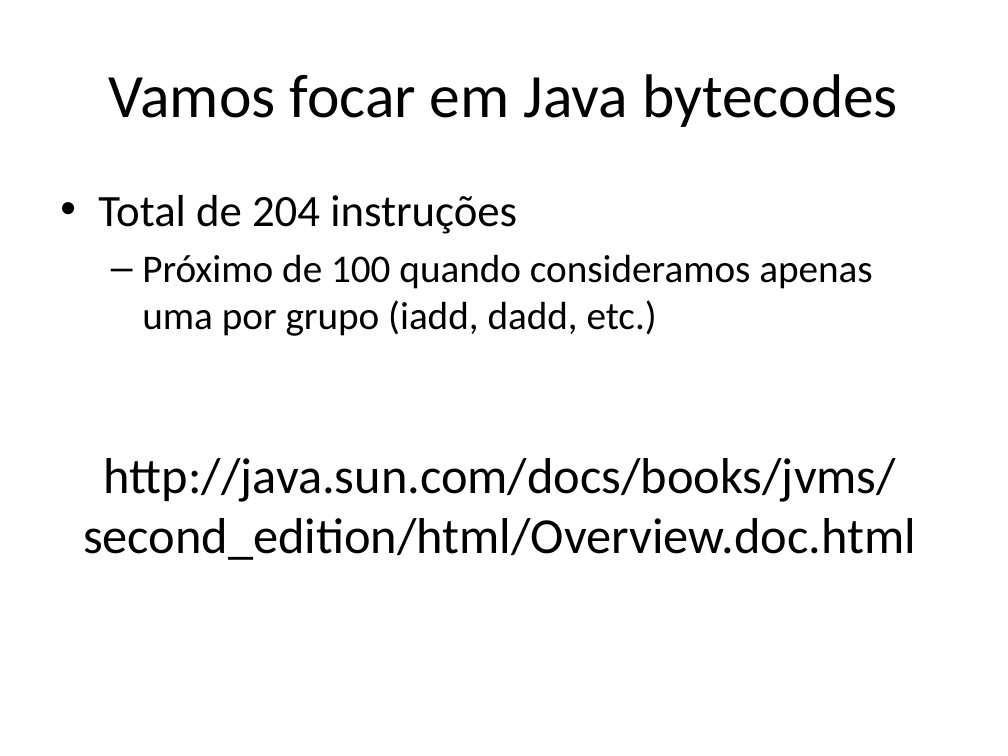
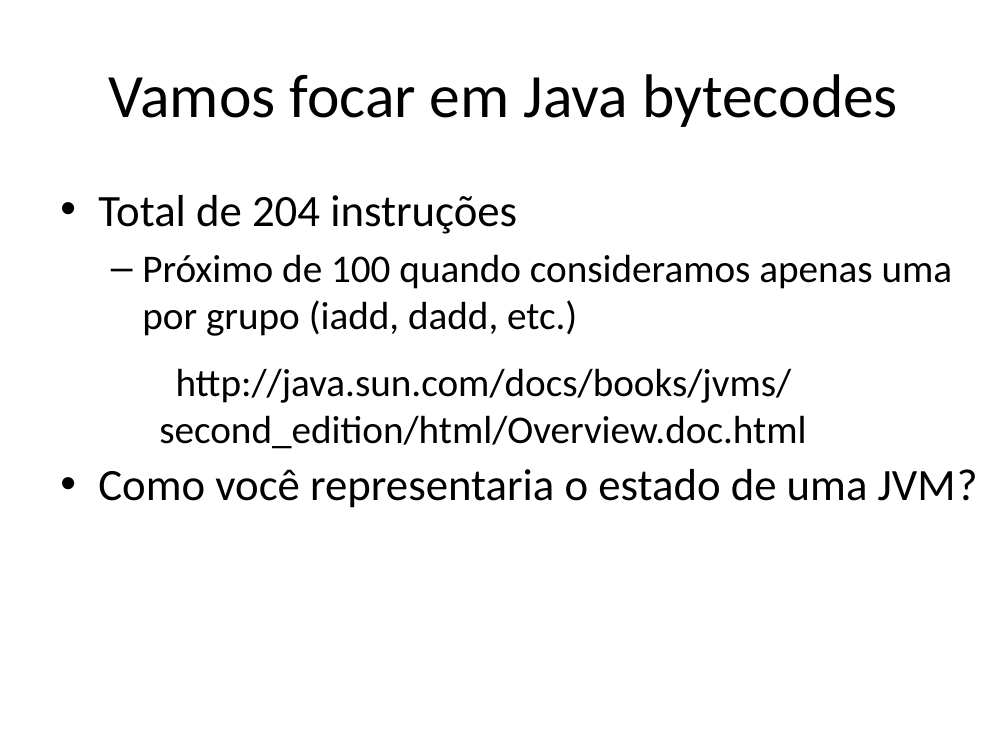
Before and after one commit to damorim/compilers-cin, a slide deck: slide 6 of slides-aulas/ambiente-exec-e-geracao-codigo.pptx. Drawn at 1008x756 pixels with LibreOffice and Linux fonts; fonts in the diff are those of the drawing. Boxes give left, top, right and bottom in pixels: in the first picture for what was removed or moved away, otherwise in the second. Text is boxed around its words. In the diff, an @@ line names an element or a change of style, - is before the commit and + after.

```diff
--- a/slides-aulas/ambiente-exec-e-geracao-codigo.pptx
+++ b/slides-aulas/ambiente-exec-e-geracao-codigo.pptx
@@ text "http://java.sun.com/docs/books/jvms/second_edition/html/Over ...": place and size @@
-text "http://java.sun.com/docs/books/jvms/second_edition/html/Over ..." at box(83, 458, 916, 560)
+text "http://java.sun.com/docs/books/jvms/second_edition/html/Over ..." at box(159, 368, 806, 449)
@@ text "http://java.sun.com/docs/books/jvms/second_edition/html/Over ..." at box(159, 368, 806, 449): size 36 to 28 pt @@
@@ text at box(98, 469, 978, 508): paragraph added @@
+• Como você representaria o estado de uma JVM?
```
Also in this commit, not shown: 11 other slides changed, 14 slides added, 1 slide removed.
